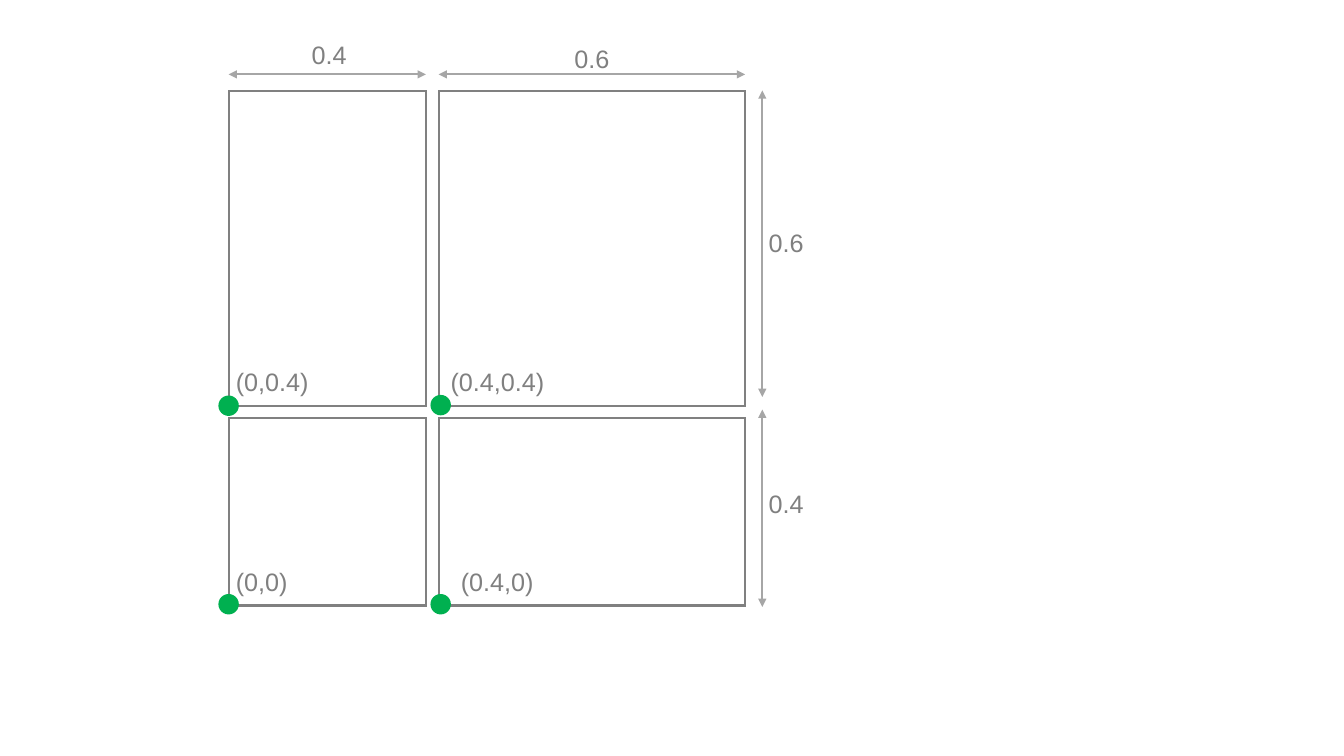
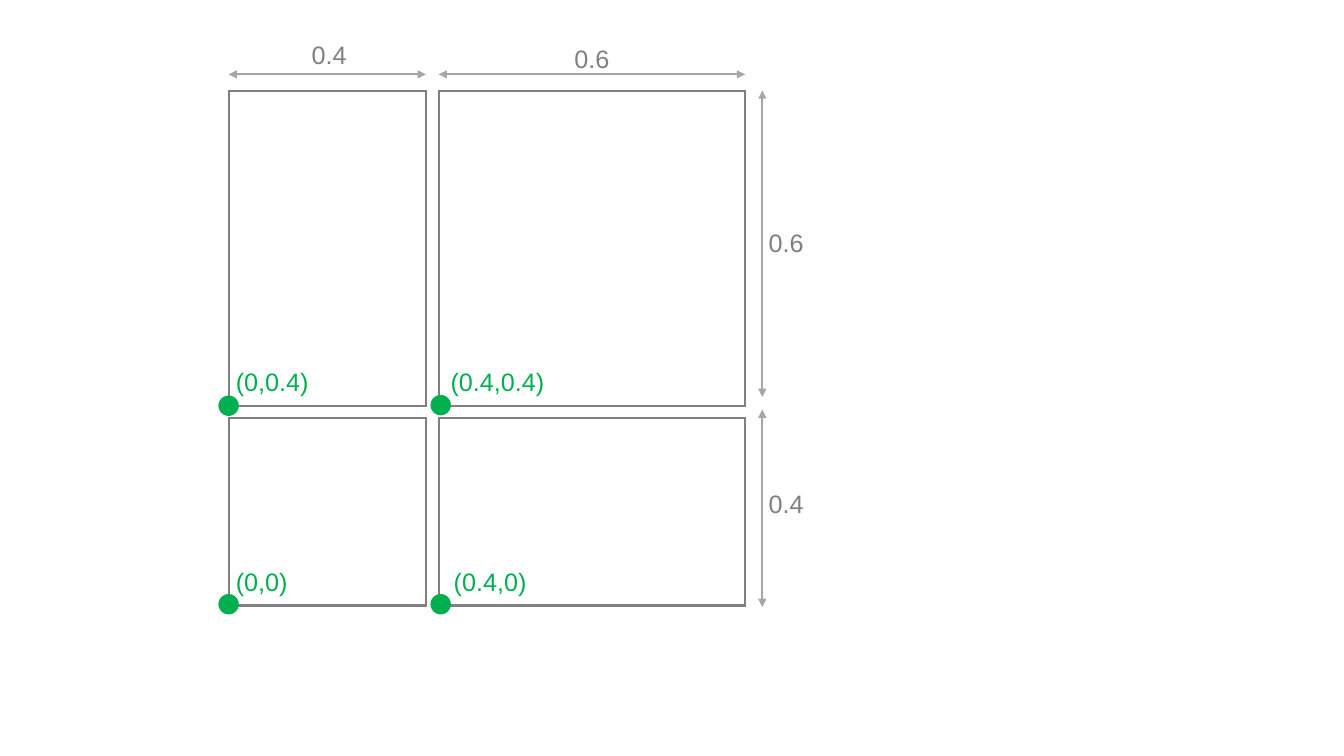
Before and after one commit to nickeubank/practicaldatascience_book, a slide deck: slide 1 of notebooks/figure_prep/figures-5.1-subplots.pptx. Drawn at 1344x756 pixels with LibreOffice and Linux fonts; fonts in the diff are those of the drawing. Boxes give left, top, right and bottom in pixels: in the first picture for what was removed or moved away, otherwise in the second. Text is boxed around its words. In the diff, an @@ line names an element or a change of style, - is before the commit and + after.

```diff
--- a/notebooks/figure_prep/figures-5.1-subplots.pptx
+++ b/notebooks/figure_prep/figures-5.1-subplots.pptx
@@ rectangle added at (191, 34, 815, 637), fill #FFFFFF, outline #FFFFFF 1.5 pt @@
@@ text colour #808080 to #00B050 in 4 elements at (236, 572, 288, 596), (236, 372, 309, 396), (451, 372, 545, 396), (454, 572, 527, 596) @@
@@ text "(0.4,0)": place and size @@
-text "(0.4,0)" at (461, 573, 534, 596)
+text "(0.4,0)" at (454, 572, 527, 596)
```
Also in this commit, not shown: 16 other files.
